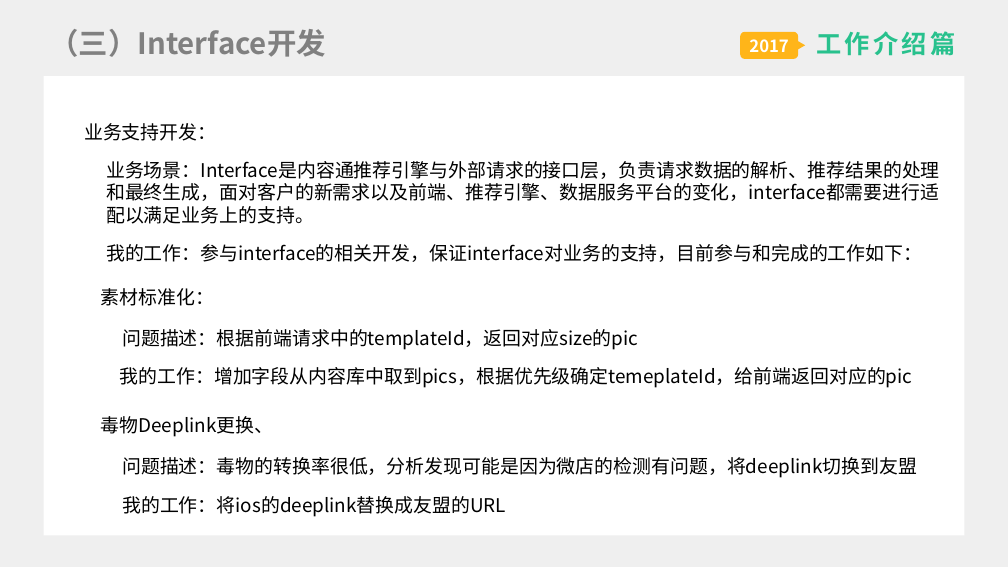
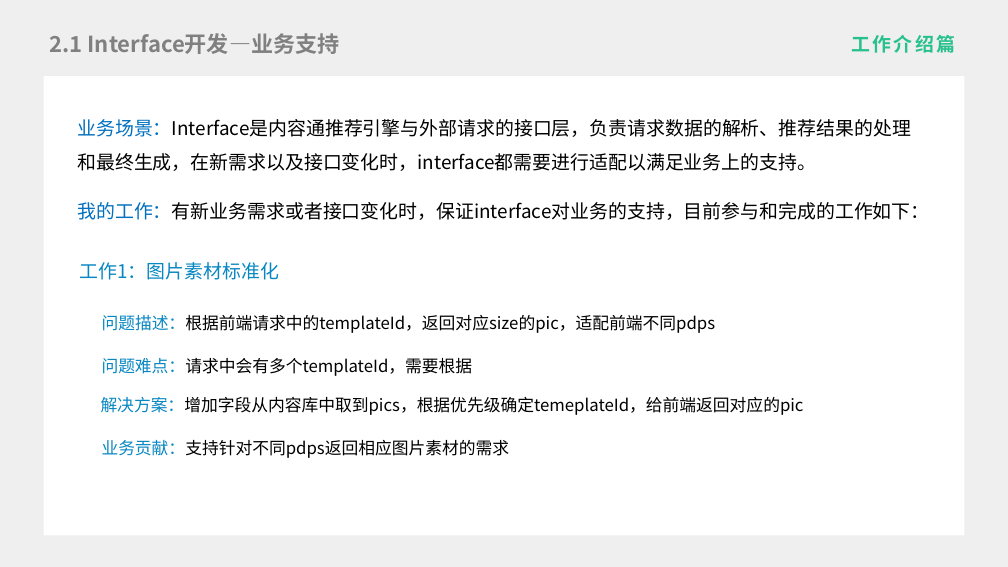
Before and after one commit to liygcoder/workerspace, a slide deck: slide 12 of ppt.pptx (slide 16 before the commit). Drawn at 1008x567 pixels with LibreOffice and Linux fonts; fonts in the diff are those of the drawing. Boxes give left, top, right and bottom in pixels: in the first picture for what was removed or moved away, otherwise in the second. Text is boxed around its words. In the diff, an @@ line names an element or a change of style, - is before the commit and + after.

```diff
--- a/ppt.pptx
+++ b/ppt.pptx
@@ subtitle "工作介绍篇" at [851, 35, 955, 53]: size 24 to 18 pt, letter spacing 3 to 2.2 pt; less space between paragraphs @@
@@ title at [50, 33, 340, 54]: text changed; size 28 to 21 pt @@
-（三）Interface开发
+2.1 Interface开发—业务支持
@@ rounded rectangle removed at [740, 32, 799, 59] @@
-2017
@@ triangle removed at [799, 41, 805, 49] @@
@@ text at [77, 119, 911, 171]: text changed @@
-业务场景：Interface是内容通推荐引擎与外部请求的接口层，负责请求数据的解析、推荐结果的处理和最终生成，面对客户的新需求以及前端、推荐引擎、数据服务平台的变化，interface都需要进行适配以满足业务上的支持。
+业务场景：Interface是内容通推荐引擎与外部请求的接口层，负责请求数据的解析、推荐结果的处理和最终生成，在新需求以及接口变化时，interface都需要进行适配以满足业务上的支持。
@@ text removed at [84, 123, 216, 141] @@
-业务支持开发：
@@ text at [77, 202, 929, 220]: text changed @@
-我的工作：参与interface的相关开发，保证interface对业务的支持，目前参与和完成的工作如下：
+我的工作：有新业务需求或者接口变化时，保证interface对业务的支持，目前参与和完成的工作如下：
@@ text at [80, 262, 279, 280]: text changed; text colour #000000 to #0887C2 @@
-素材标准化：
+工作1：图片素材标准化
@@ text at [102, 315, 716, 333]: text changed; size 18 to 16 pt @@
-问题描述：根据前端请求中的templateId，返回对应size的pic
+问题描述：根据前端请求中的templateId，返回对应size的pic，适配前端不同pdps
@@ text added at [102, 358, 473, 376], 16 pt, text #000000 @@
+问题难点：请求中会有多个templateId，需要根据
@@ text at [101, 397, 804, 415]: text changed; size 18 to 16 pt @@
-我的工作：增加字段从内容库中取到pics，根据优先级确定temeplateId，给前端返回对应的pic
+解决方案：增加字段从内容库中取到pics，根据优先级确定temeplateId，给前端返回对应的pic
@@ text removed at [101, 416, 274, 437] @@
-毒物Deeplink更换、
@@ text added at [102, 440, 510, 458], 16 pt, text #000000 @@
+业务贡献：支持针对不同pdps返回相应图片素材的需求
@@ text removed at [122, 457, 917, 478] @@
-问题描述：毒物的转换率很低，分析发现可能是因为微店的检测有问题，将deeplink切换到友盟
@@ text removed at [122, 496, 506, 517] @@
-我的工作：将ios的deeplink替换成友盟的URL
```
Also in this commit, not shown: 12 other slides changed, 6 slides added, 7 slides removed.
